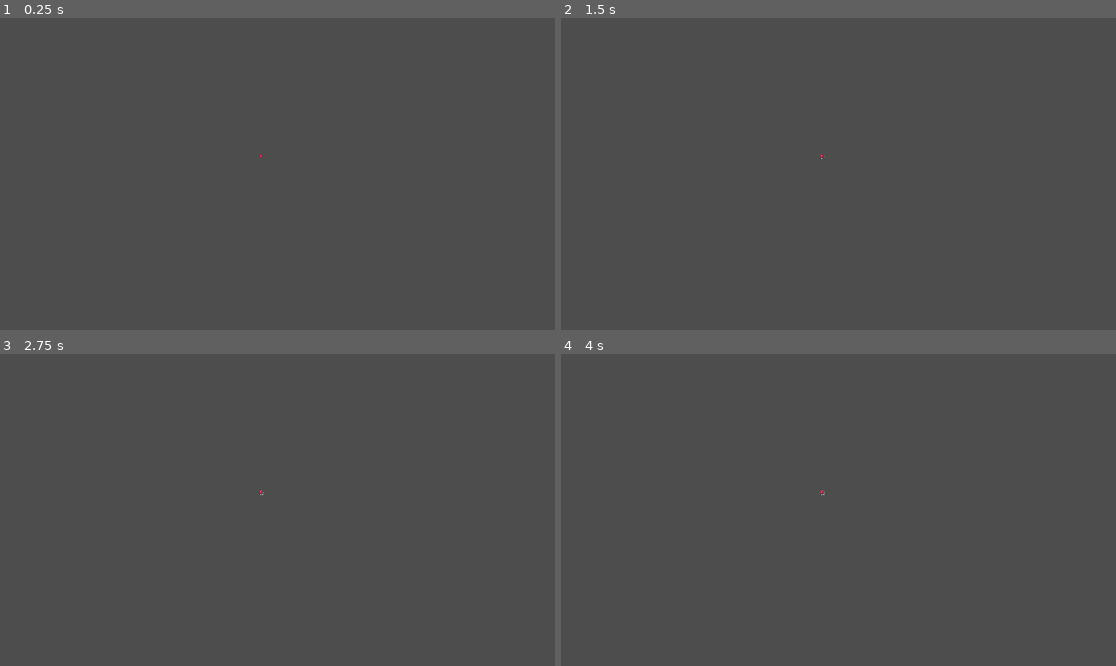
Above: before the commit, frames 1-4 (two rows, left to right).
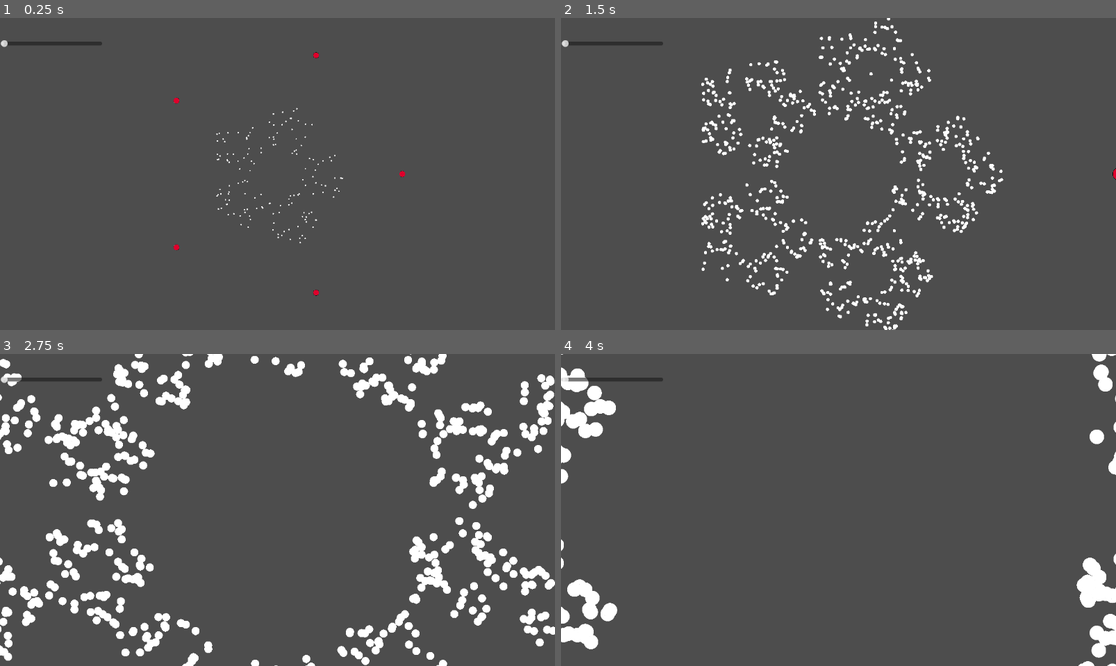
Above: after the commit, the same moments.

Repository: Hoatzinn/pws
Game: Godot game, scene res://Scenes/main_scene.tscn
The game is run twice, just before and just after one commit, with the same random seed, the same clock (stepped at 60 frames per second) and the same inputs.
Inputs:
- Up to frame 1 (0.25 s): no input
- Up to frame 2 (1.5 s): hold = (zoom in, bound only after the commit) 0.53-1.28 s; tap - (zoom out, bound only after the commit) at 0.8, 1.35 s
- Up to frame 3 (2.75 s): tap = (zoom in, bound only after the commit) at 1.55 s; hold = (zoom in, bound only after the commit) from 2.03 s (still down); tap - (zoom out, bound only after the commit) at 2.3 s
- Up to frame 4 (4 s): release = (zoom in, bound only after the commit) at 2.78 s; tap - (zoom out, bound only after the commit) at 2.85, 3.8 s; tap = (zoom in, bound only after the commit) at 3.05 s; hold = (zoom in, bound only after the commit) from 3.53 s (still down)

The runs differ from the first frame. In frame 1, 0.5% of the frame differs, in the area x 0-74%, y 7-90%; in frame 2, 4.7%; in frame 3, 13%, in the area x 0-100%, y 0-100%; in frame 4, 4.0%.

Commit message:
Working (no sliders)

Diff:
--- a/Scenes/Model.tscn
+++ b/Scenes/Model.tscn
@@ -1,3 +1,6 @@
-[gd_scene format=3 uid="uid://byqmxqoltmcw4"]
+[gd_scene load_steps=2 format=3 uid="uid://byqmxqoltmcw4"]
 
-[node name="Model" type="Node2D"]
+[ext_resource type="Script" path="res://Scenes/model.gd" id="1_m61af"]
+
+[node name="Model" type="Camera2D"]
+script = ExtResource("1_m61af")
--- a/Scenes/main_dot.tscn
+++ b/Scenes/main_dot.tscn
@@ -1,9 +1,7 @@
-[gd_scene load_steps=3 format=3 uid="uid://pjokt30dmv38"]
+[gd_scene load_steps=2 format=3 uid="uid://pjokt30dmv38"]
 
 [ext_resource type="Texture2D" uid="uid://b28cxvysjdlou" path="res://Sprites/maindot.png" id="1_v8nhj"]
-[ext_resource type="Script" path="res://Scenes/model.gd" id="2_tx53a"]
 
 [node name="MainDot" type="Sprite2D"]
-scale = Vector2(0.006, 0.006)
+scale = Vector2(0.067, 0.067)
 texture = ExtResource("1_v8nhj")
-script = ExtResource("2_tx53a")
--- /dev/null
+++ b/Scenes/main_dot_slider.gd
@@ -0,0 +1,7 @@
+extends HSlider
+
+@onready var model = $"../../Model"
+
+# When the value changes
+func _value_changed(new_value):
+	model.main_dot_amount = value
--- a/Scenes/main_scene.tscn
+++ b/Scenes/main_scene.tscn
@@ -1,10 +1,33 @@
-[gd_scene load_steps=2 format=3 uid="uid://m3287mvdl0jr"]
+[gd_scene load_steps=3 format=3 uid="uid://m3287mvdl0jr"]
 
-[ext_resource type="PackedScene" uid="uid://pjokt30dmv38" path="res://Scenes/main_dot.tscn" id="1_o4udb"]
+[ext_resource type="Script" path="res://Scenes/model.gd" id="1_dgi6p"]
+[ext_resource type="Script" path="res://Scenes/main_dot_slider.gd" id="2_vx0bs"]
 
 [node name="MainScene" type="Node2D"]
 
-[node name="Model" type="Node2D" parent="."]
+[node name="Model" type="Camera2D" parent="."]
+zoom = Vector2(0.2, 0.2)
+script = ExtResource("1_dgi6p")
+main_dot_amount = 5
 
-[node name="MainDot" parent="." instance=ExtResource("1_o4udb")]
-position = Vector2(542, 287)
+[node name="CanvasLayer" type="CanvasLayer" parent="."]
+
+[node name="MainDotSlider" type="HSlider" parent="CanvasLayer"]
+offset_left = 1.0
+offset_top = 30.0
+offset_right = 212.0
+offset_bottom = 77.0
+size_flags_horizontal = 0
+min_value = 3.0
+max_value = 12.0
+value = 3.0
+script = ExtResource("2_vx0bs")
+
+[node name="Label" type="Label" parent="CanvasLayer/MainDotSlider"]
+layout_mode = 0
+offset_left = 4.0
+offset_top = -10.0
+offset_right = 44.0
+offset_bottom = 13.0
+
+[connection signal="value_changed" from="CanvasLayer/MainDotSlider" to="Model" method="_on_main_dot_slider_value_changed"]
--- a/Scenes/model.gd
+++ b/Scenes/model.gd
@@ -1,14 +1,67 @@
-extends Sprite2D
+extends Camera2D
 
-#@onready var smaller_dot = load("res://Scenes/smaller_dot.tscn")
+#@export var radius:int
+@export var main_dot_amount:int
+var zooming:int
+var main_dots = []
+@export var start_position:Vector2
+var old_pos:Vector2
+@export var r:float
+
+
+'''
+TODO: hue, reset + sliders, cantchoosesamepointtwice, camera slide or whatever
+'''
+
 
 # Called when the node enters the scene tree for the first time.
 func _ready():
 	randomize()
+	var viewport_size = get_viewport_rect().size
+	var radius = viewport_size.y*2
+	var name_scheme = "MainDot%s" # cool gimick https://docs.godotengine.org/en/stable/tutorials/scripting/gdscript/gdscript_format_string.html
+	for i in range(main_dot_amount):
+		var angle = i * PI*2.0 / main_dot_amount
+		var new_position = Vector2(cos(angle)*radius, sin(angle)*radius)
+		var main_dot = preload("res://Scenes/main_dot.tscn").instantiate()
+		add_child(main_dot)
+		main_dot.position = new_position
+		main_dot.name = name_scheme % (i+1)
+		main_dots.append(main_dot)
+
+	for dot in get_children():
+		print("---\nName:%s\nPosition:%s" % [dot.name, dot.position])
+	print("---")
+
+	r = 1-(len(main_dots)/(len(main_dots)+3.0))
+	print("\n--- Value of r: " + str(r) + "---")
+
+	old_pos = start_position
+
 
 
 # Called every frame. 'delta' is the elapsed time since the previous frame.
 func _process(delta):
-	var scene = preload("res://Scenes/smaller_dot.tscn").instantiate()
-	add_child(scene)
-	scene.translate(Vector2(randf_range(-1000, 1000),randf_range(-1000, 1000)))
+	'''
+	scene.translate(Vector2(randf_range(-1000, 1000),randf_range(-1000, 1000)))'''
+
+	for i in range(10):
+		_new_small_dot()
+
+
+
+	if Input.is_action_pressed("zoom in"):
+		zoom = zoom.lerp(zoom*1.3, delta * 4.0)
+	elif Input.is_action_pressed("zoom out"):
+		zoom = zoom.lerp(zoom*0.7, delta * 4.0)
+
+func _new_small_dot():
+	var random_main_dot = main_dots[randf_range(0, len(main_dots))]
+
+
+	var target_location:Vector2 = (old_pos+random_main_dot.position)*r
+
+	var small_dot = preload("res://Scenes/smaller_dot.tscn").instantiate()
+	add_child(small_dot)
+	small_dot.position = target_location
+	old_pos = target_location
--- a/Scenes/smaller_dot.tscn
+++ b/Scenes/smaller_dot.tscn
@@ -3,5 +3,5 @@
 [ext_resource type="Texture2D" uid="uid://g2tawjsaug7n" path="res://Sprites/whitecircle.png" id="1_vqy42"]
 
 [node name="SmallerDot" type="Sprite2D"]
-scale = Vector2(0.2, 0.2)
+scale = Vector2(0.067, 0.067)
 texture = ExtResource("1_vqy42")
--- a/project.godot
+++ b/project.godot
@@ -15,6 +15,21 @@
 config/features=PackedStringArray("4.1", "GL Compatibility")
 config/icon="res://Sprites/icon.svg"
 
+[input]
+
+"zoom in"={
+"deadzone": 0.5,
+"events": [Object(InputEventKey,"resource_local_to_scene":false,"resource_name":"","device":-1,"window_id":0,"alt_pressed":false,"shift_pressed":false,"ctrl_pressed":false,"meta_pressed":false,"pressed":false,"keycode":0,"physical_keycode":61,"key_label":0,"unicode":61,"echo":false,"script":null)
+, Object(InputEventMouseButton,"resource_local_to_scene":false,"resource_name":"","device":-1,"window_id":0,"alt_pressed":false,"shift_pressed":false,"ctrl_pressed":false,"meta_pressed":false,"button_mask":0,"position":Vector2(0, 0),"global_position":Vector2(0, 0),"factor":1.0,"button_index":4,"canceled":false,"pressed":false,"double_click":false,"script":null)
+]
+}
+"zoom out"={
+"deadzone": 0.5,
+"events": [Object(InputEventKey,"resource_local_to_scene":false,"resource_name":"","device":-1,"window_id":0,"alt_pressed":false,"shift_pressed":false,"ctrl_pressed":false,"meta_pressed":false,"pressed":false,"keycode":0,"physical_keycode":45,"key_label":0,"unicode":45,"echo":false,"script":null)
+, Object(InputEventMouseButton,"resource_local_to_scene":false,"resource_name":"","device":-1,"window_id":0,"alt_pressed":false,"shift_pressed":false,"ctrl_pressed":false,"meta_pressed":false,"button_mask":0,"position":Vector2(0, 0),"global_position":Vector2(0, 0),"factor":1.0,"button_index":5,"canceled":false,"pressed":false,"double_click":false,"script":null)
+]
+}
+
 [rendering]
 
 renderer/rendering_method="gl_compatibility"
